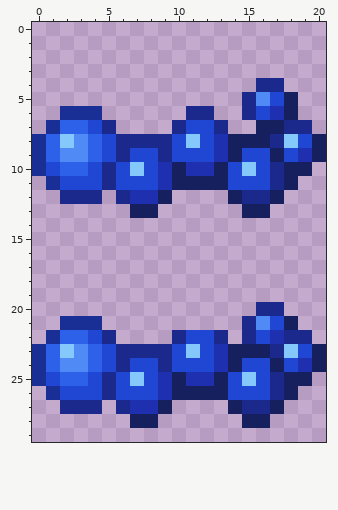
Two versions of one pixel-art sprite, NPCs/Sprinkler/Sprinkler_2_1.png. The picture above is the old version.
The file is 42x60 pixels, drawn in blocks of 2x2; one block is one cell here. Colours within 5 levels of each other are drawn and written as one.
The same view after the edit:
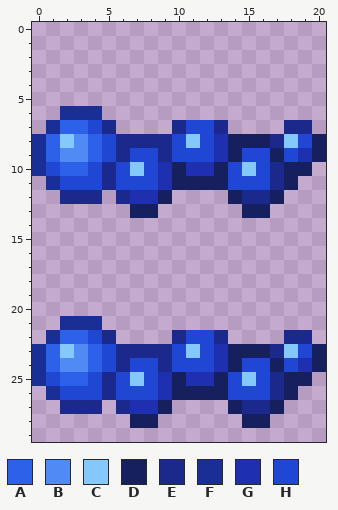
Palette (. is transparent): A #2d61ea  B #508af5  C #85c9fc  D #16205f  E #1c298c  F #1a2f95  G #1e30b0  H #1f47d3
Edits made:
Colour B is removed in row 5 at x 16; in row 21 at x 16.
Colour D is removed in rows 5 to 6 at x 18; in row 7 at x 16 to 17; in row 21 at x 18.
Colour E is removed in row 4 at x 16 to 17; in row 5 at x 15; in row 6 at x 11 to 12 and 15; in row 20 at x 16 to 17; in rows 21 to 22 at x 15.
Colour G is removed in row 6 at x 17; in row 22 at x 17.
Colour H is removed in row 5 at x 17; in row 6 at x 16; in row 21 at x 17; in row 22 at x 16.
